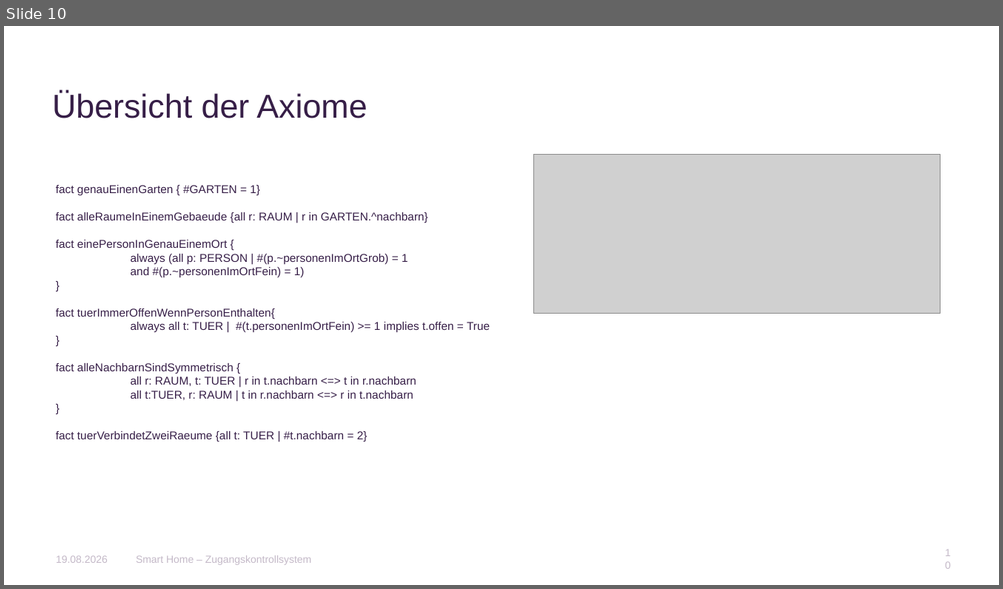
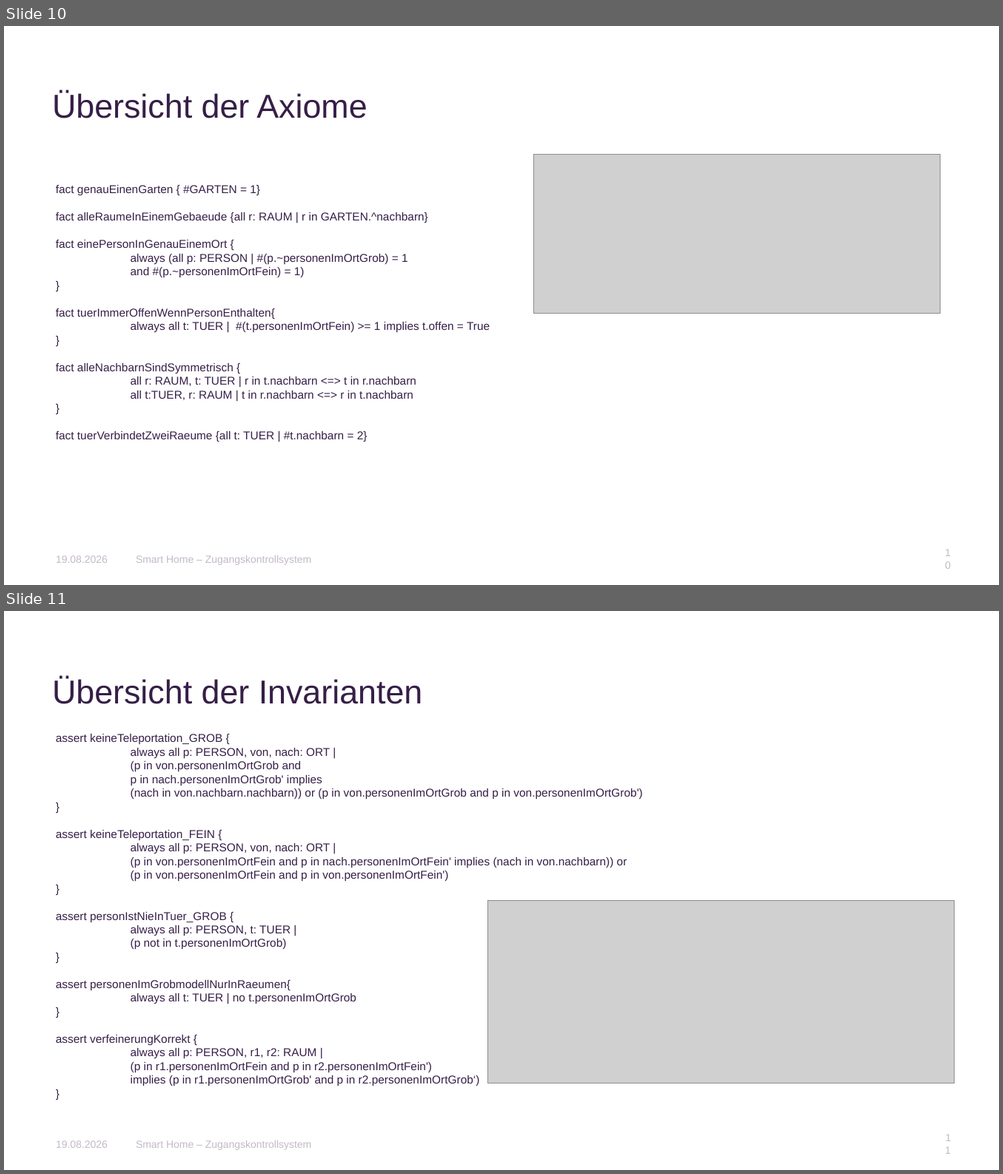
Before and after one commit to AnnaLiviaMartin/rs-smart-home, a slide deck: presentation/Smart_Home_Zugangskontrollsystem.pptx. Shown one above the other, each under a label of ours: slide 10 before the commit, slides 10 and 11 after it. The pictures are 1003x589 and 1003x1174 pixels, drawn with LibreOffice and Linux fonts; fonts in the diff are those of the drawing; grey boxes stand for pictures; background and template pictures are left out. Boxes give left, top, right and bottom in pixels: in the first picture for what was removed or moved away, otherwise in the second. Text is boxed around its words. In the diff, an @@ line names an element or a change of style, - is before the commit and + after.

```diff
--- a/presentation/Smart_Home_Zugangskontrollsystem.pptx
+++ b/presentation/Smart_Home_Zugangskontrollsystem.pptx
@@ slide 11 added at (4,611,999,1170), background #FFFFFF @@
@@ title added at (52,677,423,704), 32 pt, text #361E47 @@
+Übersicht der Invarianten
@@ text added at (56,734,642,1087), 11 pt, text #361E47 @@
+assert keineTeleportation_GROB {
+always all p: PERSON, von, nach: ORT |
+(p in von.personenImOrtGrob and
+p in nach.personenImOrtGrob' implies
+(nach in von.nachbarn.nachbarn)) or (p in von.personenImOrtGrob and p in von.personenImOrtGrob')
+}
+assert keineTeleportation_FEIN {
+always all p: PERSON, von, nach: ORT |
+(p in von.personenImOrtFein and p in nach.personenImOrtFein' implies (nach in von.nachbarn)) or
+(p in von.personenImOrtFein and p in von.personenImOrtFein')
+}
+assert personIstNieInTuer_GROB {
+always all p: PERSON, t: TUER |
+(p not in t.personenImOrtGrob)
+}
+assert personenImGrobmodellNurInRaeumen{
+always all t: TUER | no t.personenImOrtGrob
+}
+assert verfeinerungKorrekt {
+always all p: PERSON, r1, r2: RAUM |
+(p in r1.personenImOrtFein and p in r2.personenImOrtFein')
+implies (p in r1.personenImOrtGrob' and p in r2.personenImOrtGrob‘)
+}
@@ picture added at (487,901,955,1084) @@
@@ text added at (56,1141,108,1148), 10 pt, text #C4B9C8 @@
+19.08.2026
@@ text added at (136,1141,312,1150), 10 pt, text #C4B9C8 @@
+Smart Home – Zugangskontrollsystem
@@ page number added at (940,1135,955,1155), 10 pt, text #C4B9C8 @@
+11
```
Also in this commit, not shown: 20 slides changed, 2 other slides added.
